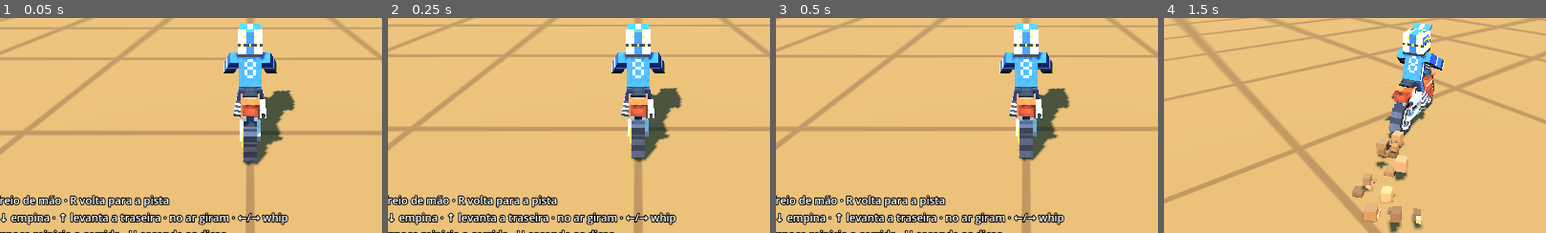
Above: before the commit, frames 1-4 (left to right).
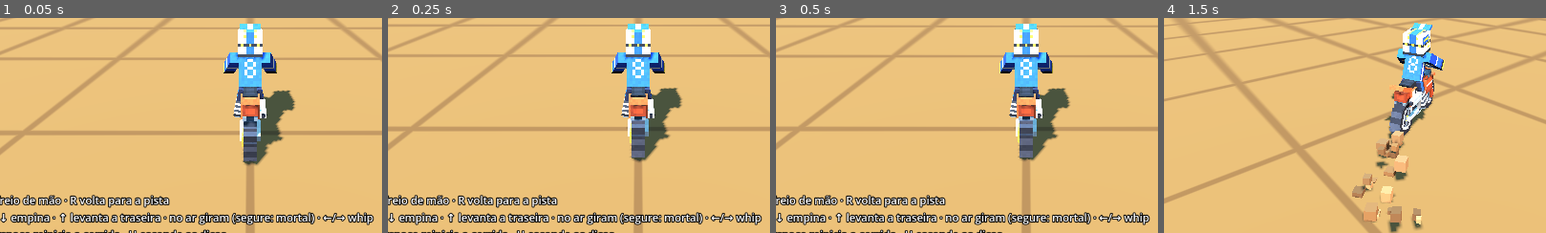
Above: after the commit, the same moments.

Repository: carvguilherme8/turinhos_circuit
Game: Godot game, scene res://scenes/tracks/playground.tscn
The game is run twice, just before and just after one commit, with the same random seed, the same clock (stepped at 60 frames per second) and the same inputs. This scene is started directly instead of the project's main scene.
Inputs:
- Up to frame 1 (0.05 s): no input
- Up to frame 2 (0.25 s): no input
- Up to frame 3 (0.5 s): no input
- Up to frame 4 (1.5 s): hold D (direita) 0.53-1.28 s; hold W (acelerar) 0.53-1.28 s; hold Down (inclinar_tras) from 1.28 s (still down); tap H (alternar_dicas) at 1.35 s
The pictures show only the part of the screen within x 17-67%, y 46-96%; the shares and areas given below are measured in that part.

The runs differ from the first frame. In frame 1, 1.3% of the frame differs, in the area x 60-98%, y 90-97%; in frame 2, 1.3%; in frame 3, 1.3%; in frame 4, nothing differs.

Commit message:
feat: mortais (backflip/frontflip) possíveis no ar
- Segurando a seta no ar, o giro acelera até 10 rad/s (toques curtos seguem
  devagar para ajustar o pouso): dá uma volta completa num salto grande
- Equilíbrio lateral e alinhamento do whip desligados com a moto muito fora do
  normal (antes eles 'desviravam' a moto de lado no meio do giro)
- Soltar com a moto girando rápido freia o giro e alinha o nariz com a trajetória
- Pousar após >= 300° de giro mostra BACKFLIP!/FRONTFLIP! (DOUBLE se forem dois)
- Motivo de cada queda guardado em last_crash_reason (depuração)

Diff:
--- a/scripts/bike/bike.gd
+++ b/scripts/bike/bike.gd
@@ -6,6 +6,8 @@
 
 ## Emitido ao pousar de um salto (não emitido em queda).
 signal landed(quality: Landing, angle: float)
+## Pousou depois de mortais: nome ("BACKFLIP"/"FRONTFLIP") e quantas voltas.
+signal trick_landed(trick: String, count: int)
 ## Emitido quando a moto cai; ela volta para a pista após stats.respawn_delay.
 signal crashed
 signal respawned
@@ -76,6 +78,12 @@
 ## 0..1: quanto o pneu traseiro está arrastando (derrapagem ou freada forte).
 var skid: float = 0.0
 var is_crashed: bool = false
+## Motivo da última queda (para depuração e ajuste fino).
+var last_crash_reason: String = ""
+## Giro acumulado no ar em torno do eixo lateral (graus, + = para trás) e tempo segurando o comando.
+var air_rotation: float = 0.0
+var _air_spin_hold: float = 0.0
+var _last_forward: Vector3 = Vector3.FORWARD
 
 var _crash_timer: float = 0.0
 var _clock: float = 0.0
@@ -293,23 +301,30 @@
 
 ## Conta o tempo no ar, avalia o pouso e detecta queda pela carenagem.
 func _track_air_and_landing(delta: float) -> void:
+	var forward := -global_basis.z
 	if not is_grounded():
+		if air_time == 0.0:
+			air_rotation = 0.0
+		else:
+			# Giro acumulado em torno do eixo lateral da moto (+ = nariz para cima / para trás).
+			air_rotation += rad_to_deg(_last_forward.signed_angle_to(forward, global_basis.x))
 		air_time += delta
 	elif air_time > 0.0:
 		if air_time >= stats.min_air_time:
 			_evaluate_landing()
 		air_time = 0.0
+	_last_forward = forward
 
 	if not is_crashed and get_contact_count() > 0:
 		var tilt := rad_to_deg(global_basis.y.angle_to(Vector3.UP))
 		if tilt > stats.crash_tilt_angle:
-			_crash()
+			_crash("encostou tombada %d°" % tilt)
 
 	# Wheelie ou traseira no alto além do limite: a moto vira.
 	var one_wheel_degrees := rad_to_deg(_one_wheel_angle)
 	if not is_crashed and (one_wheel_degrees > stats.wheelie_crash_angle
 			or one_wheel_degrees < -stats.stoppie_crash_angle):
-		_crash()
+		_crash("passou do ponto numa roda só %d°" % one_wheel_degrees)
 
 
 ## Compara o "para cima" da moto com a normal do chão onde ela tocou:
@@ -317,7 +332,7 @@
 func _evaluate_landing() -> void:
 	var angle := rad_to_deg(global_basis.y.angle_to(_ground_normal))
 	if angle > stats.crash_landing_angle or global_basis.y.dot(Vector3.UP) < 0.0:
-		_crash()
+		_crash("pouso torto demais %d°" % angle)
 		return
 
 	if angle <= stats.good_landing_angle:
@@ -327,14 +342,25 @@
 		linear_velocity += forward * boost
 		_dust_burst = 0.3
 		landed.emit(Landing.PERFECT, angle)
+		_report_flips()
 	else:
 		var t := inverse_lerp(stats.good_landing_angle, stats.crash_landing_angle, angle)
 		linear_velocity *= lerpf(stats.rough_landing_keep_best, stats.rough_landing_keep_worst, t)
 		_dust_burst = 0.45
 		landed.emit(Landing.ROUGH, angle)
-
-
-func _crash() -> void:
+		_report_flips()
+
+
+## Pousou depois de girar uma volta completa ou mais: avisa o mortal.
+func _report_flips() -> void:
+	var turns := floori((absf(air_rotation) + 360.0 - stats.flip_min_degrees) / 360.0)
+	if turns >= 1:
+		trick_landed.emit("BACKFLIP" if air_rotation > 0.0 else "FRONTFLIP", turns)
+	air_rotation = 0.0
+
+
+func _crash(reason: String = "") -> void:
+	last_crash_reason = reason
 	_dust_burst = 0.5
 	if not is_zero_approx(_visual_pitch):
 		global_transform = global_transform * _one_wheel_transform(_visual_pitch, _visual_rest)
@@ -501,7 +527,10 @@
 	if not is_grounded():
 		target_up = Vector3.UP.rotated(roll_axis, _rider_side * deg_to_rad(stats.whip_roll_angle))
 	var target_up_flat := target_up - roll_axis * target_up.dot(roll_axis)
-	if target_up_flat.length_squared() > 0.0001:
+	# No meio de um mortal (moto muito fora do normal) não corrige a rolagem: senão ela
+	# "desviraria" de lado em vez de completar o giro.
+	var flipping := not is_grounded() and global_basis.y.y < 0.35
+	if target_up_flat.length_squared() > 0.0001 and not flipping:
 		var roll_error := global_basis.y.signed_angle_to(target_up_flat.normalized(), roll_axis)
 		av += roll_axis * (roll_error * stats.roll_stiffness - av.dot(roll_axis))
 
@@ -572,18 +601,26 @@
 	var pitch_axis := global_basis.x
 	var rate := av.dot(pitch_axis)
 	if absf(_rider_pitch) > 0.05:
-		var target_rate := _rider_pitch * stats.air_pitch_rate
+		# Toques curtos giram devagar (ajuste do pouso); segurando, acelera até o mortal.
+		_air_spin_hold += delta
+		var spin := lerpf(stats.air_pitch_rate, stats.air_flip_rate,
+				clampf(_air_spin_hold / stats.air_flip_spinup, 0.0, 1.0))
+		var target_rate := _rider_pitch * spin
 		av += pitch_axis * (target_rate - rate) * clampf(stats.air_pitch_response * delta, 0.0, 1.0)
-	elif stats.air_pitch_assist > 0.0 and linear_velocity.length() > 3.0:
+	else:
+		_air_spin_hold = 0.0
+	if absf(_rider_pitch) <= 0.05 and stats.air_pitch_assist > 0.0 and linear_velocity.length() > 3.0:
 		# Assistente: o nariz segue a trajetória, como um dardo.
 		var velocity := linear_velocity - pitch_axis * linear_velocity.dot(pitch_axis)
 		var error := (-global_basis.z).signed_angle_to(velocity, pitch_axis)
 		var target_rate := error * stats.air_pitch_assist
-		av += pitch_axis * (target_rate - rate) * clampf(2.0 * delta, 0.0, 1.0)
+		# Girando rápido (soltou no meio de um mortal): freia forte; giro lento: suave.
+		var blend := lerpf(2.0, stats.air_release_brake, clampf((absf(rate) - 2.0) / 3.0, 0.0, 1.0))
+		av += pitch_axis * (target_rate - rate) * clampf(blend * delta, 0.0, 1.0)
 
 	var velocity_flat := Vector3(linear_velocity.x, 0.0, linear_velocity.z)
 	var forward_flat := Vector3(-global_basis.z.x, 0.0, -global_basis.z.z)
-	if velocity_flat.length() > 2.0 and forward_flat.length() > 0.2:
+	if velocity_flat.length() > 2.0 and forward_flat.length() > 0.2 and global_basis.y.y > 0.35:
 		# Whip para a direita: frente vira para a direita, traseira sai para a esquerda.
 		var whip := -_rider_side * deg_to_rad(stats.whip_yaw_angle)
 		var desired := velocity_flat.normalized().rotated(Vector3.UP, whip)
--- a/scripts/bike/bike_stats.gd
+++ b/scripts/bike/bike_stats.gd
@@ -75,8 +75,17 @@
 @export_range(20.0, 90.0, 1.0, "suffix:°") var stoppie_crash_angle: float = 55.0
 ## Velocidade de giro (pitch) no ar com o analógico/seta no máximo.
 @export_range(0.5, 10.0, 0.1, "suffix:rad/s") var air_pitch_rate: float = 3.5
+## Segurando o comando no ar, o giro acelera até esta velocidade (mortais).
+@export_range(0.5, 20.0, 0.1, "suffix:rad/s") var air_flip_rate: float = 10.0
+## Tempo segurando até chegar à velocidade do mortal (toques curtos giram devagar).
+@export_range(0.05, 2.0, 0.05, "suffix:s") var air_flip_spinup: float = 0.3
 ## Rapidez com que o giro no ar responde ao comando.
-@export_range(0.5, 20.0, 0.5) var air_pitch_response: float = 5.0
+@export_range(0.5, 20.0, 0.5) var air_pitch_response: float = 8.0
+## Ao soltar o comando com a moto girando rápido, o giro freia com esta força (desistir
+## de um mortal no meio fica controlável). Giro lento usa o assistente normal.
+@export_range(0.5, 20.0, 0.5) var air_release_brake: float = 6.0
+## Giro mínimo para contar uma volta completa (mortal) ao pousar.
+@export_range(180.0, 360.0, 5.0, "suffix:°") var flip_min_degrees: float = 300.0
 ## Assistente: numa roda só (cristas, costelas), sem comando, alinha a moto com o chão.
 @export_range(0.0, 10.0, 0.1) var one_wheel_pitch_assist: float = 3.0
 ## Assistente: no ar, sem comando, o nariz acompanha a trajetória (0 = desligado).
--- a/scripts/ui/control_hints.gd
+++ b/scripts/ui/control_hints.gd
@@ -4,7 +4,7 @@
 
 const SETTINGS_PATH := "user://settings.cfg"
 const HINTS := """WASD pilotar · Espaço freio de mão · R volta para a pista
-Setas = peso do piloto: ↓ empina · ↑ levanta a traseira · no ar giram · ←/→ whip
+Setas = peso do piloto: ↓ empina · ↑ levanta a traseira · no ar giram (segure: mortal) · ←/→ whip
 C troca a câmera · Backspace reinicia a corrida · H esconde as dicas"""
 const COLLAPSED := "H: dicas"
 
--- a/scripts/ui/landing_popup.gd
+++ b/scripts/ui/landing_popup.gd
@@ -13,6 +13,7 @@
 	if bike:
 		bike.landed.connect(_on_landed)
 		bike.crashed.connect(_on_crashed)
+		bike.trick_landed.connect(_on_trick)
 
 
 func _process(delta: float) -> void:
@@ -29,6 +30,11 @@
 		_show("Pouso torto (%d°)" % roundi(angle), Color("ffd24a"))
 
 
+func _on_trick(trick: String, count: int) -> void:
+	var prefix := "" if count == 1 else ("DOUBLE " if count == 2 else "%dx " % count)
+	_show("%s%s!" % [prefix, trick], Color("6fe3ff"))
+
+
 func _on_crashed() -> void:
 	_show("QUEDA!", Color("ff5a4a"))
 
